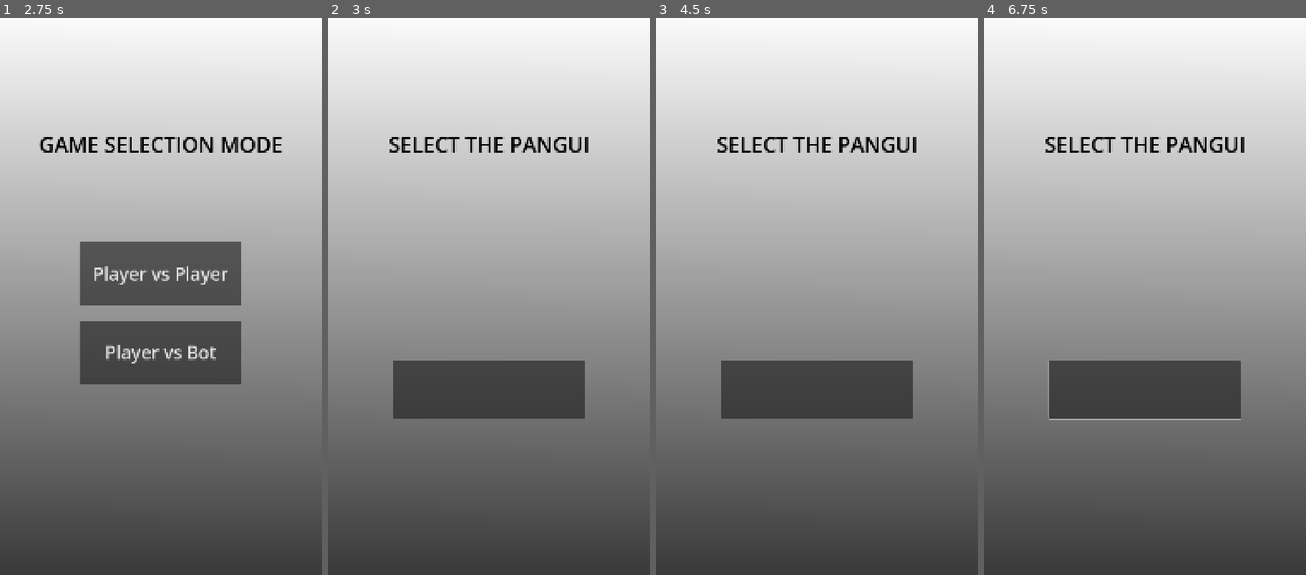
Above: before the commit, frames 1-4 (left to right).
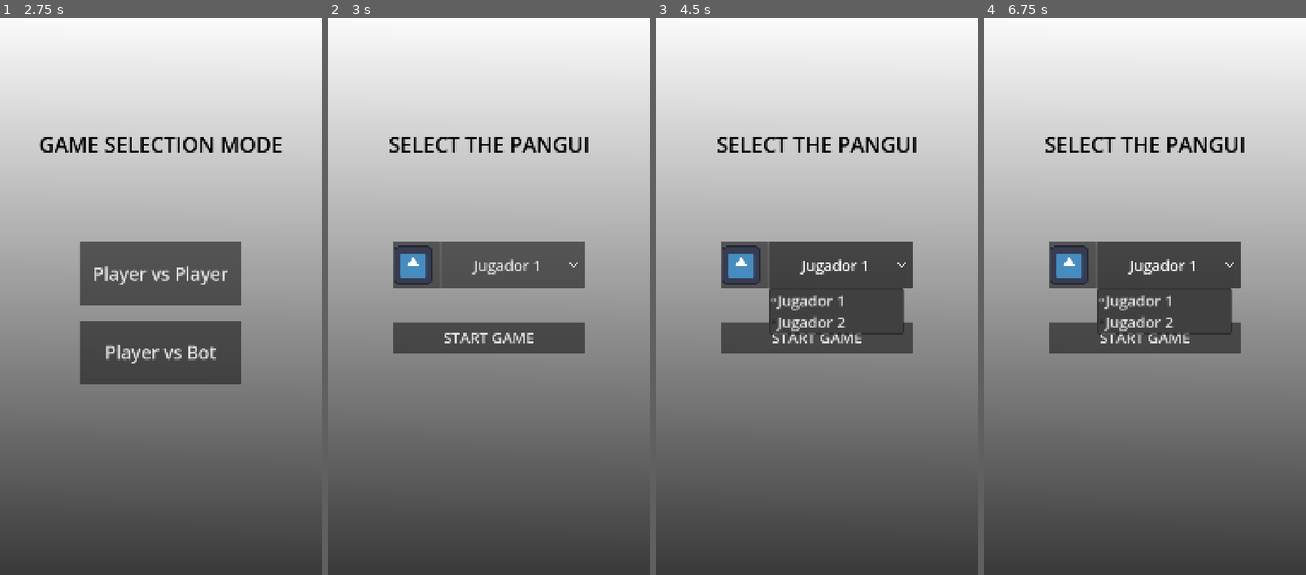
Above: after the commit, the same moments.

Repository: LeYohan-rgb/komikan
Game: Godot game, scene res://Scenes/main_menu.tscn
Two runs of this game, one before a commit and one after it. Both use one fixed random seed, a clock stepped at 60 frames per second and the inputs below. The engine's default icon, where the game draws it, is replaced by a stand-in: a white triangle on a blue panel in a dark square.
Inputs (mouse positions are in pixels of both pictures, inside the frame that each line leads up to; where the layout moved, square brackets give the same spot in the first picture):
- Up to frame 1 (2.75 s): click (189, 196) at 0.52 s; type "Alex" at 0.6 s; click (189, 246) at 0.75 s; type "Alex" at 0.83 s; click "X" at 1.25 s; click "PLAY" at 2 s
- Up to frame 2 (3 s): click "Player vs Player" at 2.75 s
- Up to frame 3 (4.5 s): click (817, 391) at 3.52 s; click (842, 263) at 4.25 s, where only the run after the commit has a clickable "Jugador 1"
- Up to frame 4 (6.75 s): click (1145, 335) [1145, 391] at 5 s; click (1145, 335) [1145, 391] at 5.75 s; tap Enter at 6.5 s; move the mouse to (1215, 257) at 6.52 s; hold Right from 6.53 s (still down); tap Alt at 6.6 s; click (1215, 257) at 6.67 s

Frame 1 is identical in both runs. In frame 2, 14% of the frame differs, in the area x 20-80%, y 40-72%; in frame 3, 17%; in frame 4, 17%, in the area x 20-80%, y 40-73%.

Commit message:
Added game scene node

Diff:
--- /dev/null
+++ b/Scenes/game_scene.tscn
@@ -0,0 +1,9 @@
+[gd_scene format=3 uid="uid://hutq0vv3okvx"]
+
+[node name="game_scene" type="Control" unique_id=233268824]
+layout_mode = 3
+anchors_preset = 15
+anchor_right = 1.0
+anchor_bottom = 1.0
+grow_horizontal = 2
+grow_vertical = 2
--- a/Scenes/selection_mode_transition.tscn
+++ b/Scenes/selection_mode_transition.tscn
@@ -1,6 +1,8 @@
 [gd_scene format=3 uid="uid://bbgccac88fbt0"]
 
 [ext_resource type="Script" uid="uid://d1xerj3c6hfg2" path="res://Scripts/selection_mode_transition.gd" id="1_b56n5"]
+[ext_resource type="Texture2D" uid="uid://dvfroeb7kkw8u" path="res://icon.svg" id="2_o0p6r"]
+[ext_resource type="Theme" uid="uid://bevoqb6dcfykx" path="res://Themes/drop_down_menu.tres" id="3_qn26m"]
 
 [sub_resource type="Gradient" id="Gradient_es16k"]
 colors = PackedColorArray(0.23031491, 0.23031494, 0.23031494, 1, 1, 1, 1, 1)
@@ -83,21 +85,48 @@
 layout_mode = 2
 size_flags_horizontal = 3
 
-[node name="Label" type="Label" parent="HBoxContainer/VBoxContainer/buttons_list/VBoxContainer" unique_id=299510243]
+[node name="HBoxContainer" type="HBoxContainer" parent="HBoxContainer/VBoxContainer/buttons_list/VBoxContainer" unique_id=405987769]
 layout_mode = 2
 size_flags_vertical = 3
+size_flags_stretch_ratio = 0.75
+
+[node name="Button" type="Button" parent="HBoxContainer/VBoxContainer/buttons_list/VBoxContainer/HBoxContainer" unique_id=1472979618]
+layout_mode = 2
+size_flags_horizontal = 3
+size_flags_stretch_ratio = 0.25
+icon = ExtResource("2_o0p6r")
+
+[node name="OptionButton" type="OptionButton" parent="HBoxContainer/VBoxContainer/buttons_list/VBoxContainer/HBoxContainer" unique_id=1061075501]
+layout_mode = 2
+size_flags_horizontal = 3
+size_flags_vertical = 3
+size_flags_stretch_ratio = 0.75
+theme = ExtResource("3_qn26m")
+theme_override_font_sizes/font_size = 50
+alignment = 1
+selected = 0
+item_count = 2
+popup/item_0/text = "Jugador 1"
+popup/item_0/id = 0
+popup/item_1/text = "Jugador 2"
+popup/item_1/id = 1
 
 [node name="Control" type="Control" parent="HBoxContainer/VBoxContainer/buttons_list/VBoxContainer" unique_id=850872831]
 layout_mode = 2
 size_flags_vertical = 3
+size_flags_stretch_ratio = 0.5
 
 [node name="Button" type="Button" parent="HBoxContainer/VBoxContainer/buttons_list/VBoxContainer" unique_id=840493819]
 layout_mode = 2
 size_flags_vertical = 3
+size_flags_stretch_ratio = 0.5
+theme_override_font_sizes/font_size = 50
+text = "START GAME"
 
 [node name="Control2" type="Control" parent="HBoxContainer/VBoxContainer/buttons_list/VBoxContainer" unique_id=2077295315]
 layout_mode = 2
 size_flags_vertical = 3
+size_flags_stretch_ratio = 2.0
 
 [node name="Control4" type="Control" parent="HBoxContainer/VBoxContainer" unique_id=1136235252]
 layout_mode = 2
